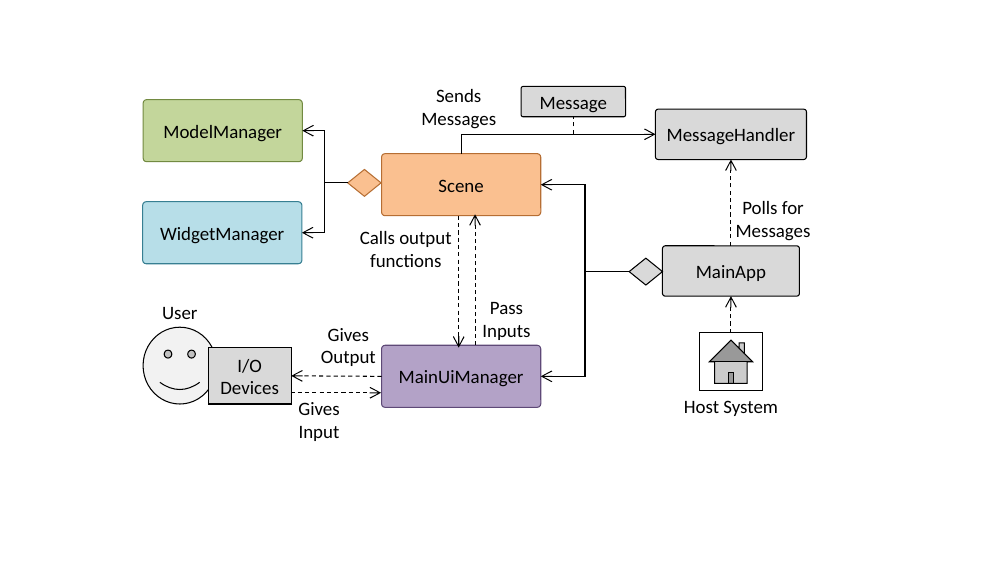
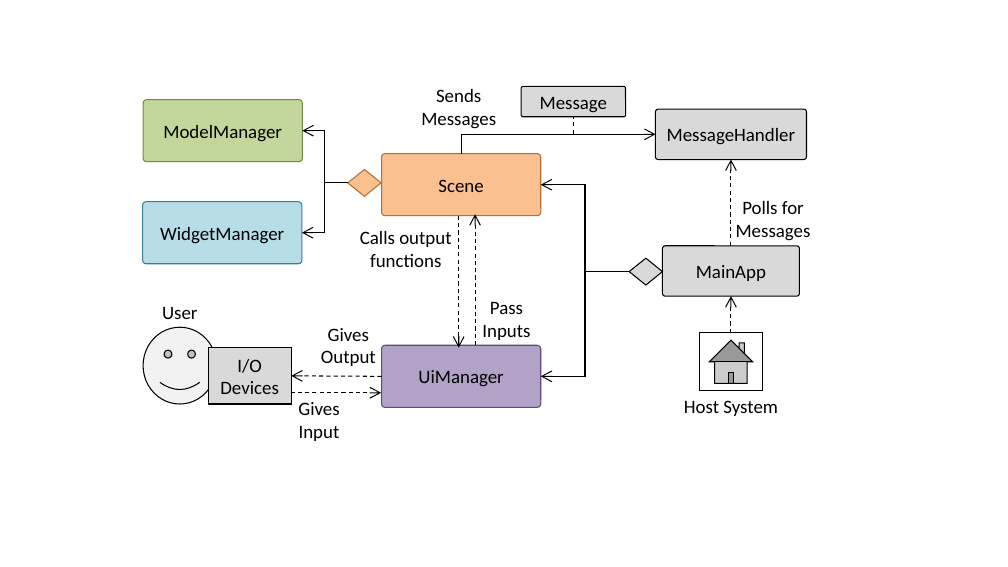
Before and after one commit to OrangeJuice7/SDL-OpenGL-Game-Framework, a slide deck: slide 1 of docs/diagrams/ArchitectureDiagram.pptx. Drawn at 1008x567 pixels with LibreOffice and Linux fonts; fonts in the diff are those of the drawing. Boxes give left, top, right and bottom in pixels: in the first picture for what was removed or moved away, otherwise in the second. Text is boxed around its words. In the diff, an @@ line names an element or a change of style, - is before the commit and + after.

```diff
--- a/docs/diagrams/ArchitectureDiagram.pptx
+++ b/docs/diagrams/ArchitectureDiagram.pptx
@@ text in rounded rectangle at bbox=[418, 370, 503, 387]: text changed @@
-MainUiManager
+UiManager
```
Also in this commit, not shown: 9 other files.
